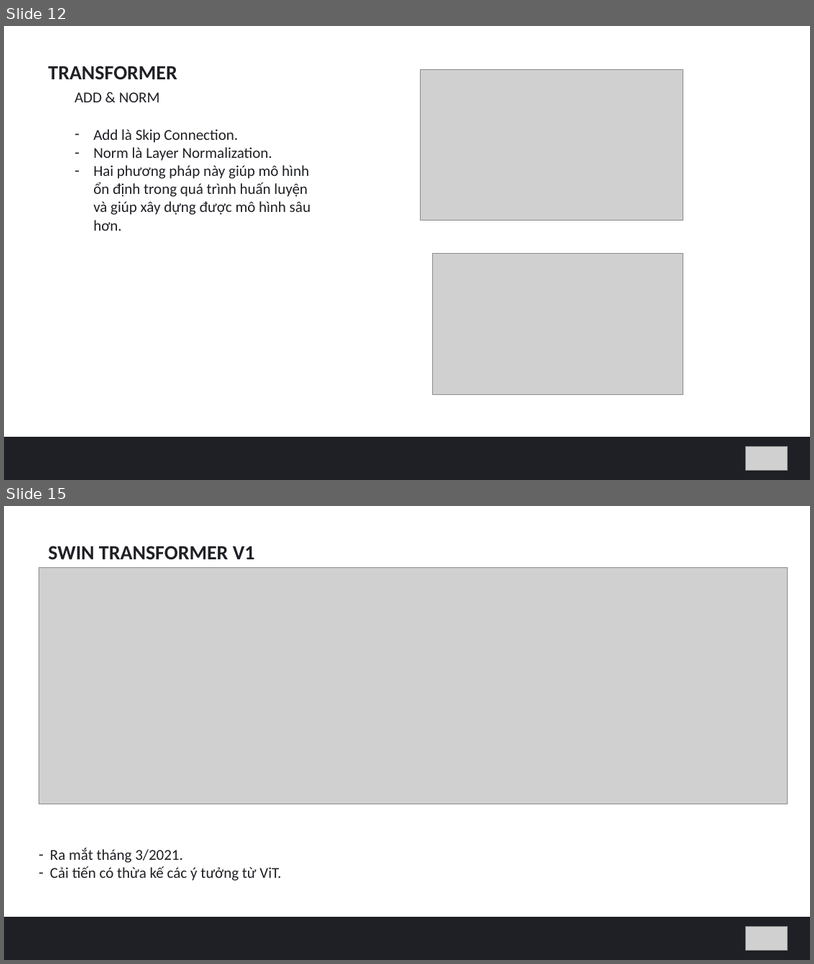
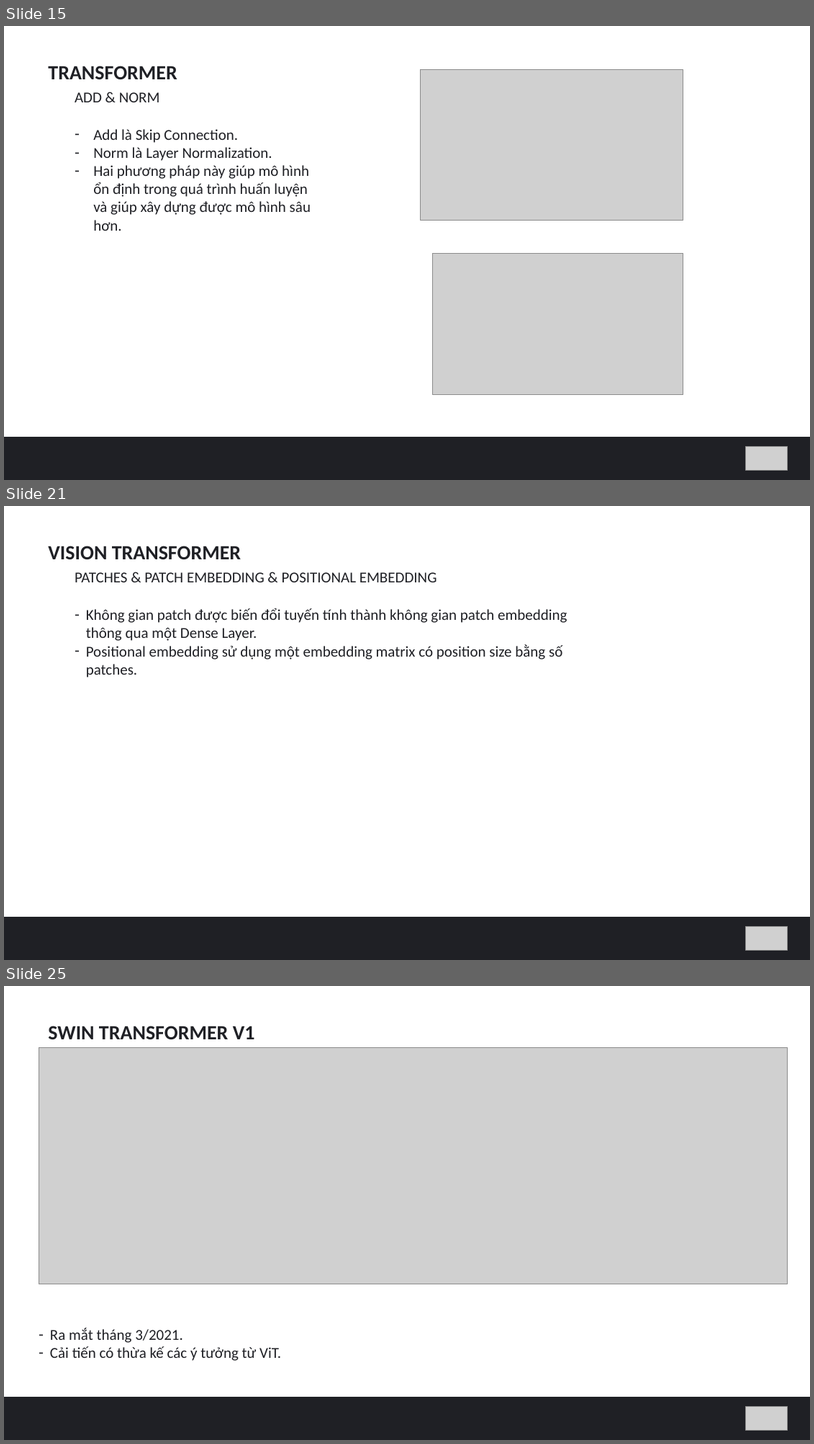
Before and after one commit to hungvm2/MoD_machine_learning, a slide deck: slide1.pptx. Shown one above the other, each under a label of ours: slides 12 and 15 before the commit, slides 15, 21 and 25 after it; the slides between them are not shown. The pictures are 814x964 and 814x1444 pixels, drawn with LibreOffice and Linux fonts; fonts in the diff are those of the drawing; grey boxes stand for pictures. Boxes give left, top, right and bottom in pixels: in the first picture for what was removed or moved away, otherwise in the second. Text is boxed around its words. In the diff, an @@ line names an element or a change of style, - is before the commit and + after.

```diff
--- a/slide1.pptx
+++ b/slide1.pptx
@@ slide 21 added at <box>4,506,810,960</box>, background #FFFFFF @@
@@ text added at <box>48,546,241,559</box>, 24 pt, text #1F2025, bold @@
+VISION TRANSFORMER
@@ text added at <box>75,572,437,582</box>, 18 pt, text #1F2025 @@
+PATCHES & PATCH EMBEDDING & POSITIONAL EMBEDDING
@@ text added at <box>86,608,567,677</box>, 18 pt, text #1F2025 @@
+– Không gian patch được biến đổi tuyến tính thành không gian patch embedding thông qua một Dense Layer.
+– Positional embedding sử dụng một embedding matrix có position size bằng số patches.
@@ rectangle added at <box>4,917,810,960</box>, fill #1F2025 @@
@@ picture added at <box>746,926,788,950</box> @@
@@ what was slide 12 is now slide 15 @@
@@ what was slide 15 is now slide 25 @@
```
Also in this commit, not shown: 3 slides changed, 10 other slides added.
